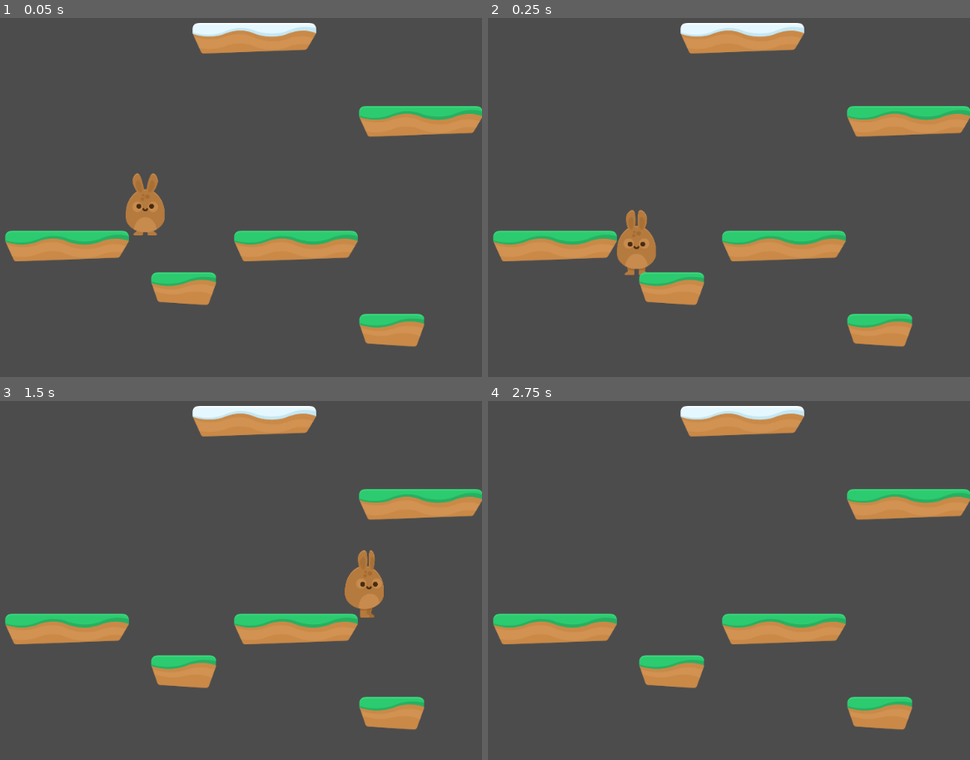
Above: before the commit, frames 1-4 (two rows, left to right).
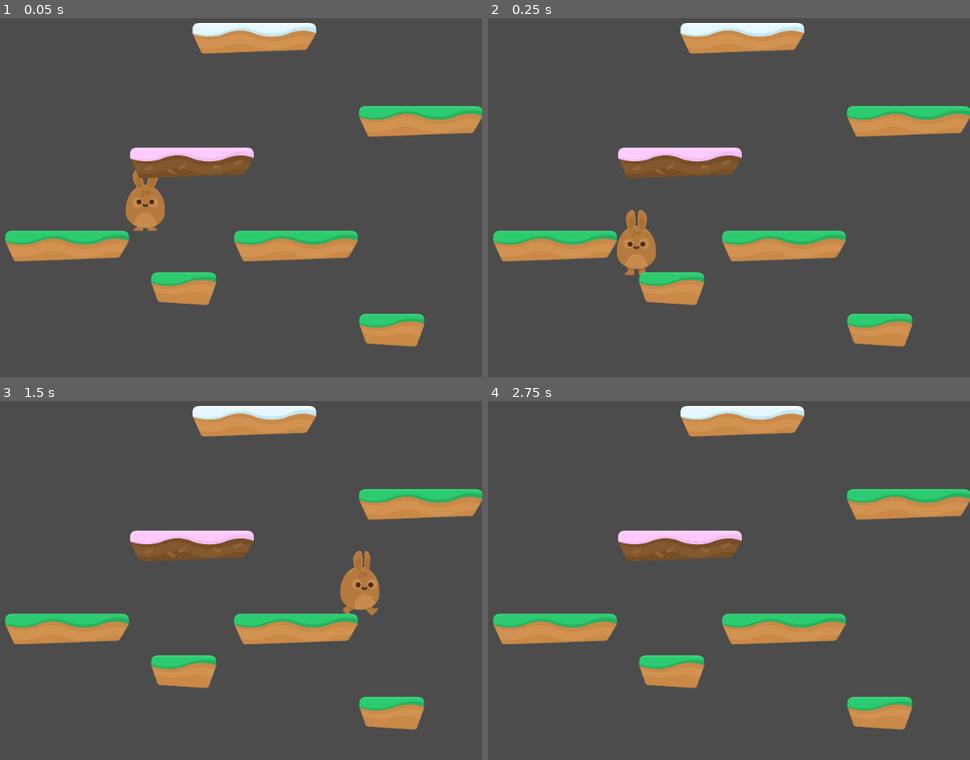
Above: after the commit, the same moments.

Repository: FireBorn123/HoppyDays_3.1.1
Game: Godot game, scene res://Levels/Level1.tscn
Same seed, same stepped clock (60 frames per second), same inputs: the game is played once before the commit and once after it.
Inputs:
- Up to frame 1 (0.05 s): no input
- Up to frame 2 (0.25 s): no input
- Up to frame 3 (1.5 s): hold D (Right) from 0.53 s (still down); tap Space (Jump) at 0.77 s
- Up to frame 4 (2.75 s): tap Space (Jump) at 1.52 s; release D (Right) at 2.03 s; hold A (Left) from 2.03 s (still down)

The runs differ from the first frame. In frame 1, 2.3% of the frame differs, in the area x 26-53%, y 35-61%; in frame 2, 2.0%; in frame 3, 2.5%, in the area x 26-80%, y 35-61%; in frame 4, 2.0%.

Commit message:
Lecture 28: is_on_ceiling()

Diff:
--- a/Levels/Level1.tscn
+++ b/Levels/Level1.tscn
@@ -17,4 +17,4 @@
 tile_set = ExtResource( 1 )
 collision_layer = 2
 format = 1
-tile_data = PoolIntArray( -851929, 5, 0, -589782, 4, 0, -393191, 5, 0, -393165, 4, 0, -262134, 6, 0, -131041, 2, 0, -65488, 4, 0, 18, 2, 0, 196651, 7, 0, 262173, 2, 0, 393217, 2, 0, 393228, 2, 0, 458790, 3, 0, 524296, 3, 0, 589848, 2, 0, 655378, 3, 0 )
+tile_data = PoolIntArray( -851929, 5, 0, -589782, 4, 0, -393191, 5, 0, -393165, 4, 0, -262134, 6, 0, -131041, 2, 0, -65488, 4, 0, 18, 2, 0, 131079, 0, 0, 196651, 7, 0, 262173, 2, 0, 393217, 2, 0, 393228, 2, 0, 458790, 3, 0, 524296, 3, 0, 589848, 2, 0, 655378, 3, 0 )
--- a/Player/Player.gd
+++ b/Player/Player.gd
@@ -18,10 +18,12 @@
 	move_and_slide(motion, UP)
 
 func apply_gravity():
-	if not is_on_floor():
+	if  is_on_floor():
+		motion.y = 0
+	elif is_on_ceiling():
+		motion.y = 1
+	else:
 		motion.y += GRAVITY
-	else:
-		motion.y = 0
 
 func jump():
 	if Input.is_action_pressed("Jump") && is_on_floor():
--- a/Player/Player.tscn
+++ b/Player/Player.tscn
@@ -25,5 +25,7 @@
 zoom = Vector2( 2, 2 )
 limit_left = -10
 limit_bottom = 1000
+limit_smoothed = true
+smoothing_enabled = true
 
 [connection signal="animate" from="." to="PlayerAnimation" method="_on_Player_animate"]
--- a/Player/PlayerAnimation.tscn
+++ b/Player/PlayerAnimation.tscn
@@ -15,15 +15,15 @@
 "name": "Jump",
 "speed": 5.0
 }, {
+"frames": [ ExtResource( 6 ) ],
+"loop": true,
+"name": "Hurt",
+"speed": 5.0
+}, {
 "frames": [ ExtResource( 2 ), ExtResource( 3 ) ],
 "loop": true,
 "name": "Walk",
 "speed": 10.0
-}, {
-"frames": [ ExtResource( 6 ) ],
-"loop": true,
-"name": "Hurt",
-"speed": 5.0
 }, {
 "frames": [ ExtResource( 4 ), ExtResource( 5 ) ],
 "loop": true,
